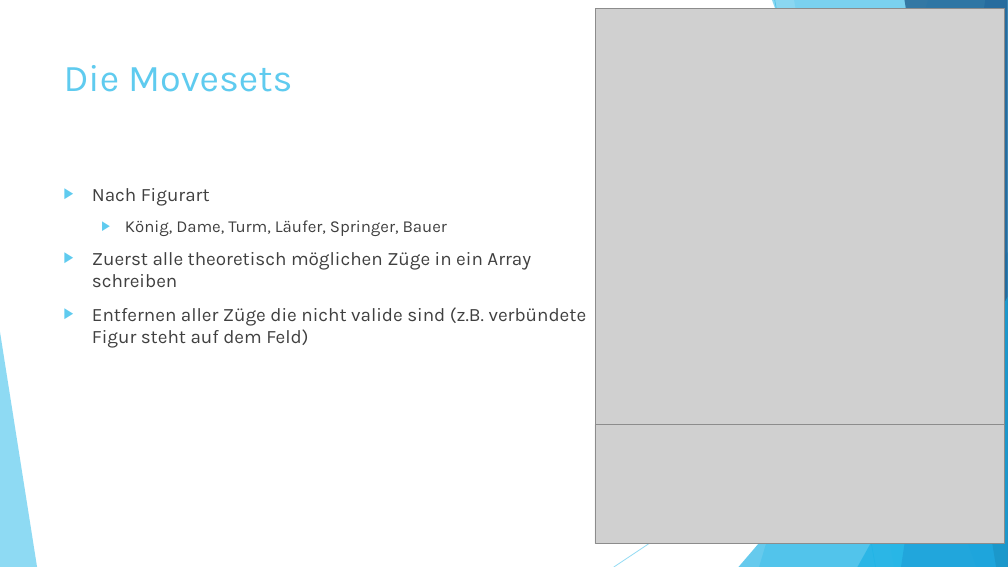
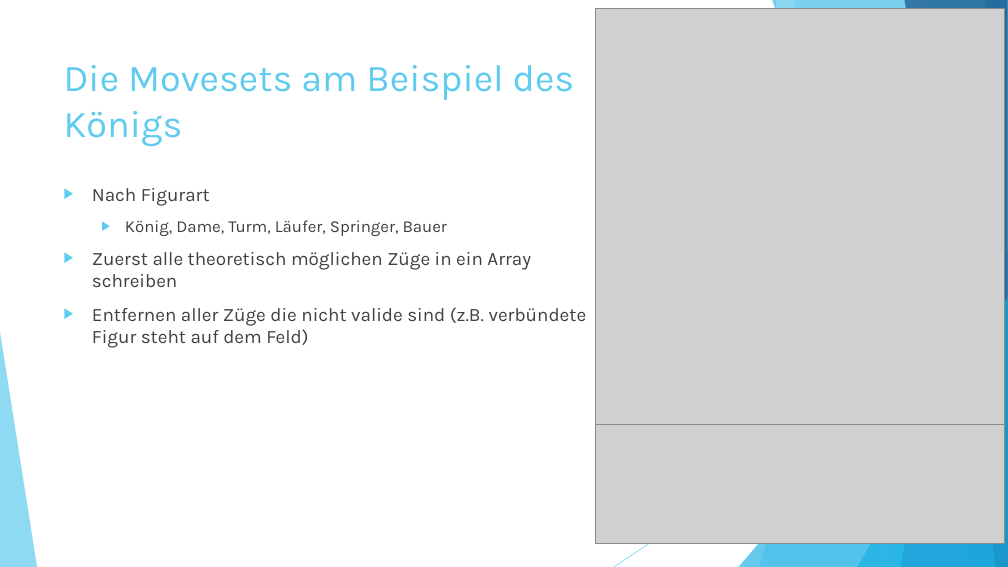
Before and after one commit to ThomasWagner-dev/Schach, a slide deck: slide 7 of Schachprojekt.pptx (slide 5 before the commit). Drawn at 1008x567 pixels with LibreOffice and Linux fonts; fonts in the diff are those of the drawing; grey boxes stand for pictures. Boxes give left, top, right and bottom in pixels: in the first picture for what was removed or moved away, otherwise in the second. Text is boxed around its words. In the diff, an @@ line names an element or a change of style, - is before the commit and + after.

```diff
--- a/Schachprojekt.pptx
+++ b/Schachprojekt.pptx
@@ title at (64, 65, 575, 146): text changed @@
-Die Movesets
+Die Movesets am Beispiel des Königs
```
Also in this commit, not shown: 3 other slides changed, 10 slides added, 1 other file.
